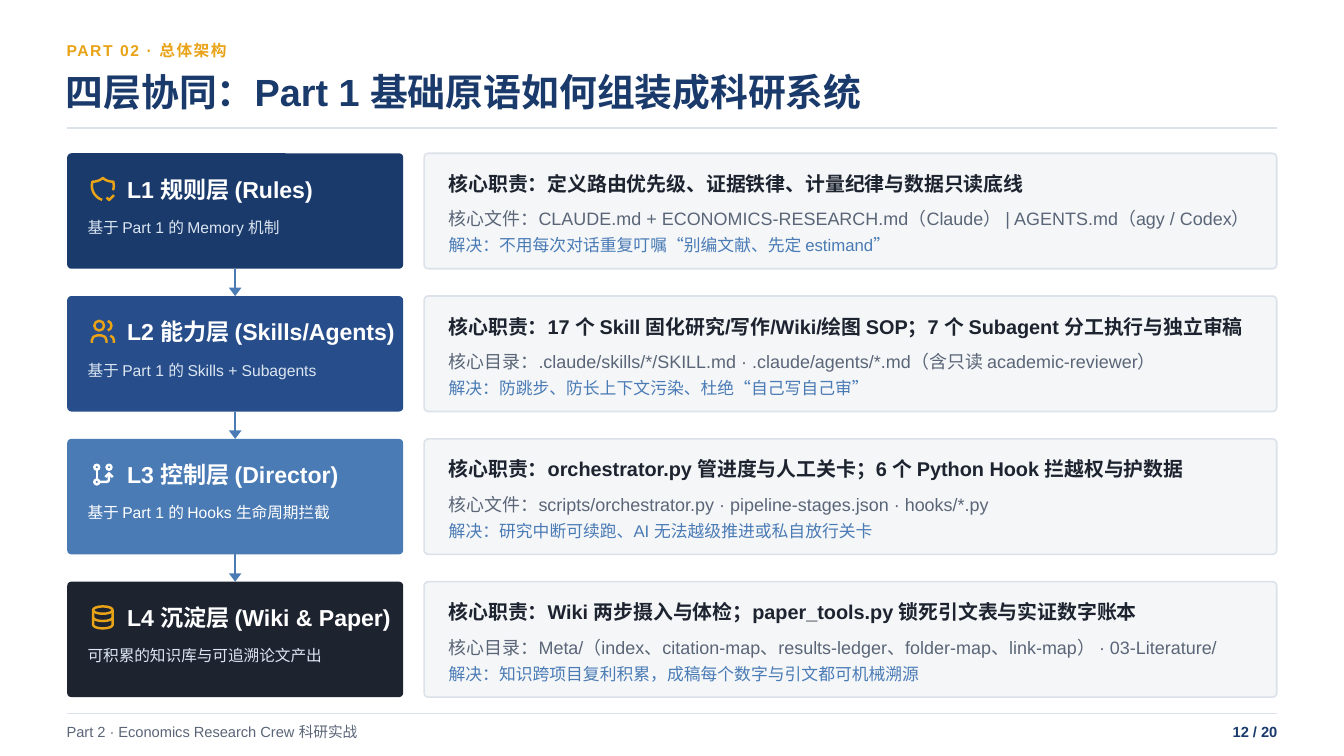
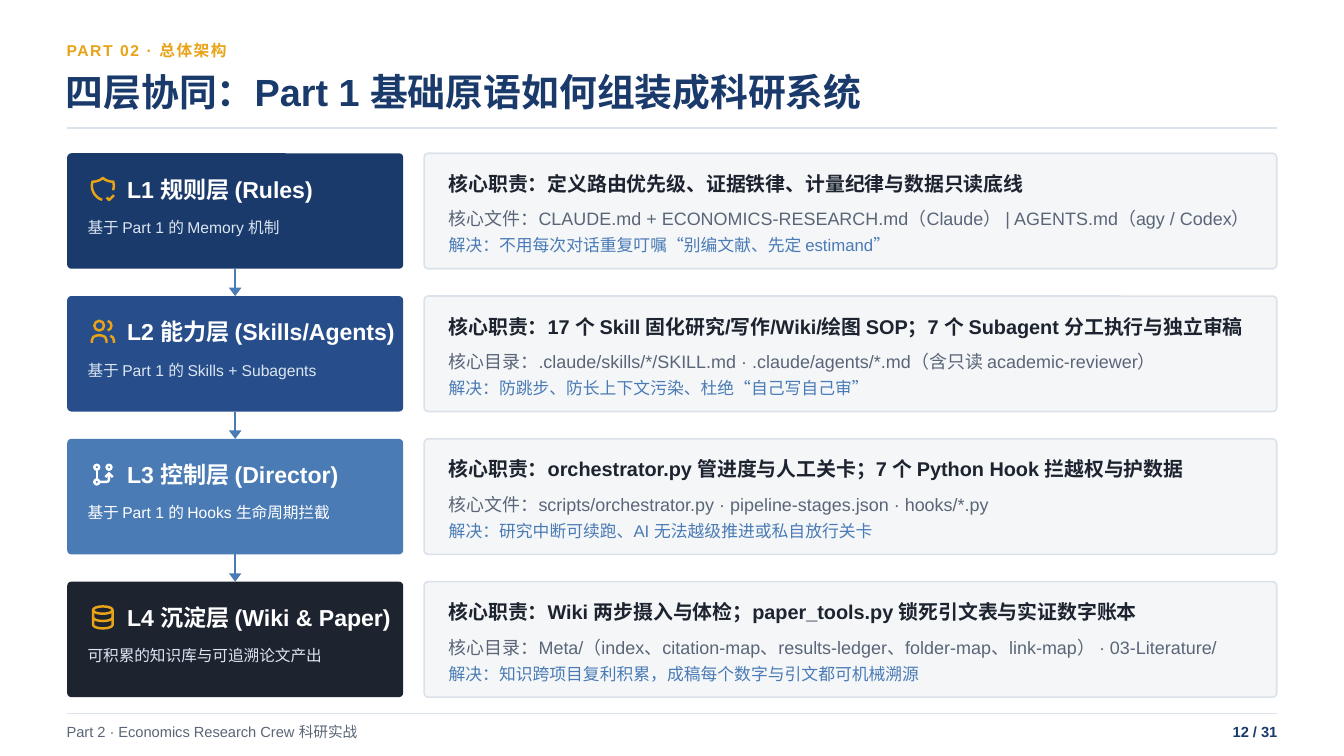
Before and after one commit to shjzzzz/Economics-Research-Crew, a slide deck: slide 12 of Claude_Code_基础与_Economics_Research_Crew_实战.pptx. Drawn at 1344x756 pixels with LibreOffice and Linux fonts; fonts in the diff are those of the drawing. Boxes give left, top, right and bottom in pixels: in the first picture for what was removed or moved away, otherwise in the second. Text is boxed around its words. In the diff, an @@ line names an element or a change of style, - is before the commit and + after.

```diff
--- a/Claude_Code_基础与_Economics_Research_Crew_实战.pptx
+++ b/Claude_Code_基础与_Economics_Research_Crew_实战.pptx
@@ text at (449,459,1184,480): text changed @@
-核心职责：orchestrator.py 管进度与人工关卡；6 个 Python Hook 拦越权与护数据
+核心职责：orchestrator.py 管进度与人工关卡；7 个 Python Hook 拦越权与护数据
@@ text at (1233,726,1277,737): text changed @@
-12 / 20
+12 / 31
```
Also in this commit, not shown: 19 other slides changed, 11 slides added.
